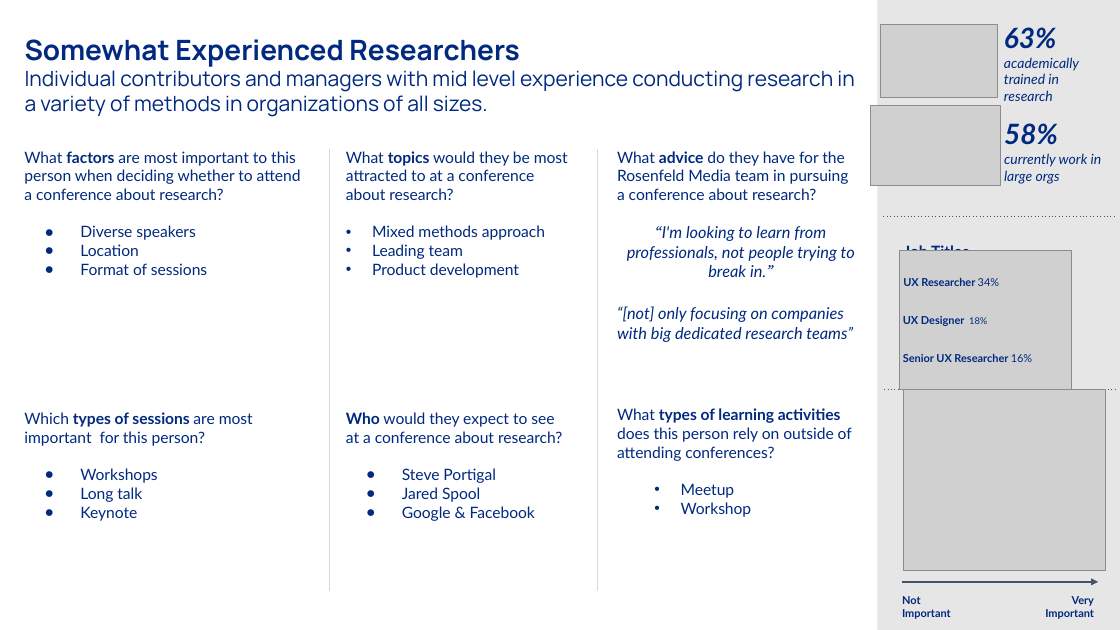
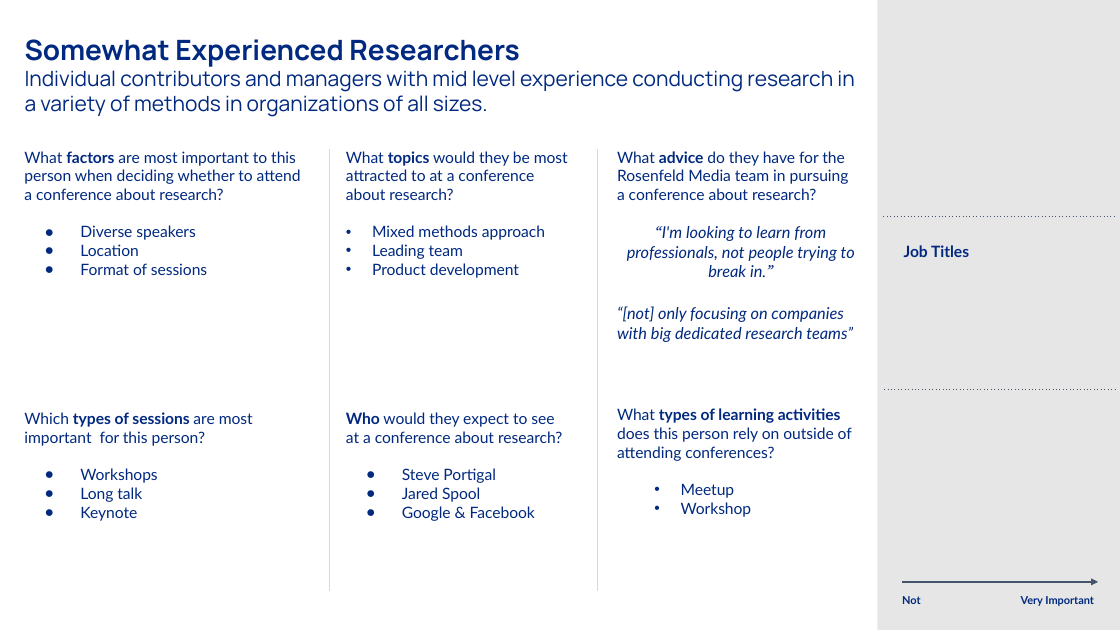
Before and after one commit to PersonaPredicta/Survey_Says..., a slide deck: slide 3 of established_personas.pptx. Drawn at 1120x630 pixels with LibreOffice and Linux fonts; fonts in the diff are those of the drawing; grey boxes stand for pictures. Boxes give left, top, right and bottom in pixels: in the first picture for what was removed or moved away, otherwise in the second. Text is boxed around its words. In the diff, an @@ line names an element or a change of style, - is before the commit and + after.

```diff
--- a/established_personas.pptx
+++ b/established_personas.pptx
@@ group removed at (870,25,1105,571): 5 texts, 4 pictures @@
-63%
-academically trained in research
-58%
-currently work in large orgs
-UX Researcher 34%
-Senior UX Researcher 16%
-UX Designer 18%
@@ text at (1021,596,1094,606): text changed @@
-Very
-Important
+Very Important
@@ text at (902,609,951,619): paragraph removed @@
-Important
```
Also in this commit, not shown: 4 other slides changed.
